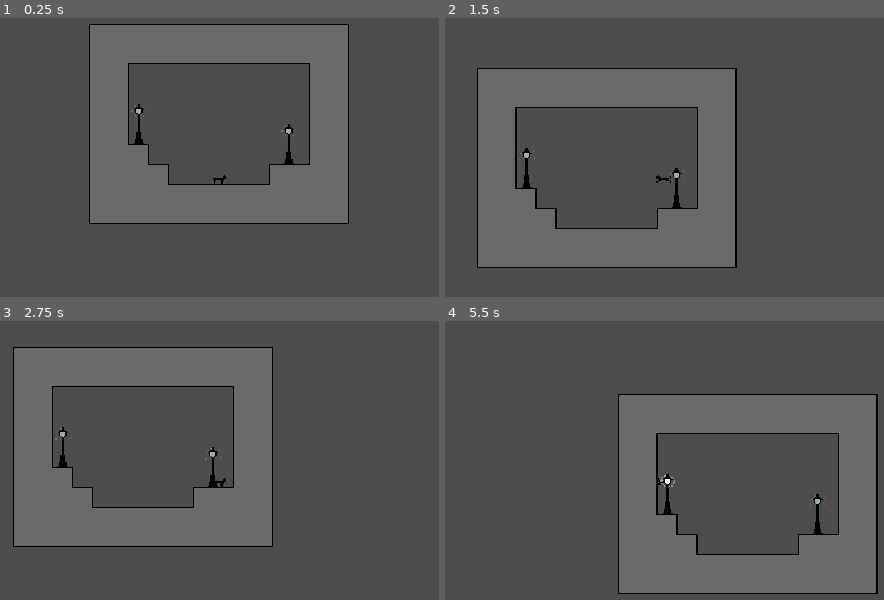
Above: before the commit, frames 1-4 (two rows, left to right).
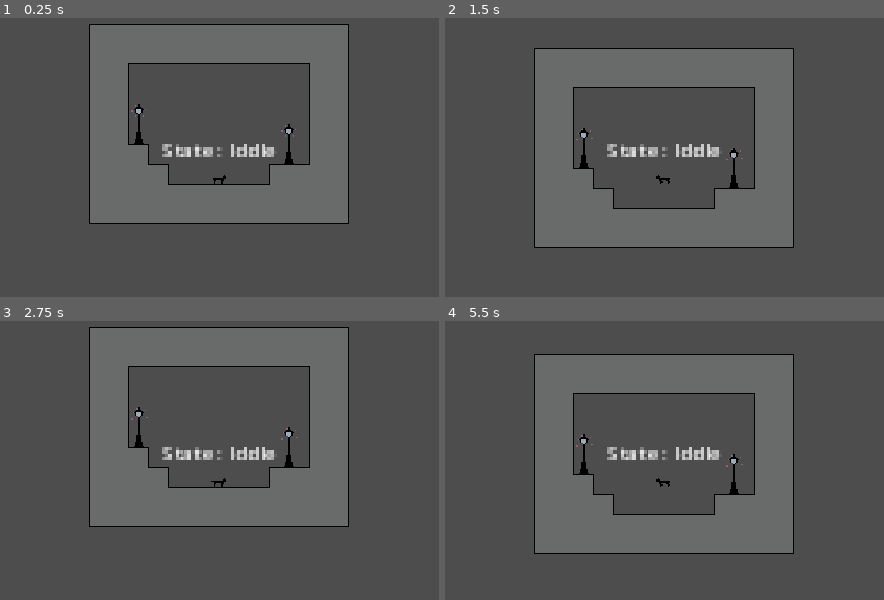
Above: after the commit, the same moments.

Repository: Trylat/A_Game_By_Its_Cover_2023
Game: Godot game, scene res://level_test/level_test_scene.tscn
Two runs of this game, one before a commit and one after it. Both use one fixed random seed, a clock stepped at 60 frames per second and the inputs below.
Inputs:
- Up to frame 1 (0.25 s): no input
- Up to frame 2 (1.5 s): tap Enter at 0.5 s; hold D (player_walk_right) 0.53-1.28 s; tap S (player_look_down, bound only after the commit) at 0.6 s; tap Space (player_jump, bound only after the commit) at 0.77, 0.8, 1.07, 1.35 s; hold A (player_walk_left) from 1.28 s (still down)
- Up to frame 3 (2.75 s): tap Space (player_jump, bound only after the commit) at 1.52, 1.82, 2.3 s; tap S (player_look_down, bound only after the commit) at 1.55 s; release A (player_walk_left) at 2.03 s; hold D (player_walk_right) from 2.03 s (still down); tap Q (player_hiss) at 2.1 s
- Up to frame 4 (5.5 s): release D (player_walk_right) at 2.78 s; hold W (player_jump_up, bound only before the commit) 2.78-3.53 s; tap S (player_look_down, bound only after the commit) at 2.85, 3.6, 4.55 s; tap Space (player_jump, bound only after the commit) at 3.02, 3.32, 3.77, 3.8, 4.07, 4.35, 4.52, 4.82, 5.3 s; hold A (player_walk_left) from 3.53 s (still down); tap Q (player_hiss) at 5.1 s

The runs differ from the first frame. In frame 1, 0.7% of the frame differs, in the area x 36-63%, y 45-50%; in frame 2, 36%; in frame 3, 38%; in frame 4, 47%, in the area x 20-99%, y 11-98%.

Commit message:
Code Refactoring + StateMachine + Split animation and character movement
- Refactor player charater to work with state machine.
-- Make animation independent from character movement
-- Add StateMachine Node and Class
-- Add State Class to inerit State node in stateMachine
-- Replace AnimatedSprite by sprite and use AnimationPlayer node to manage animation and blending
-- Add S and ArrowDown control to look down
-- Change W and ArrowUp to Look Up
-- Make Space only for Jump action (Vertical movement confirmation for bether handdling
-- Add 3 place-holders states node for developpement purposes.
-- Reorganised Game directory to clean the workspace and separate files by type
-- On the way to make player input manage by states and not by player script

- Add Basic StateMachine logic
-- Add StateMachine Class, Node and Script to help State machine integration
-- Add State Class to innerit Node that will be use as States. State will be child of the StateMachine Node.
-- Add Place-Holder States nodes for developpement purposes.
-- AddState Debug Label to check actuel player character state while playing. (DO NOT KEEP THIS FEATURE FOR PRODUCTION)

Diff:
--- a/Cat&Moon/cat_skull.tscn
+++ b/Cat&Moon/Experimentations/cat_skull.tscn
@@ -1,6 +1,6 @@
 [gd_scene load_steps=8 format=3 uid="uid://dba4msdlei5wl"]
 
-[ext_resource type="Texture2D" uid="uid://bl7tb5pcnoq2b" path="res://Felis_silvestris_restoration___skeleton-removebg-preview.png" id="1_8l73j"]
+[ext_resource type="Texture2D" uid="uid://bl7tb5pcnoq2b" path="res://Experimentations/Felis_silvestris_restoration___skeleton-removebg-preview.png" id="1_8l73j"]
 
 [sub_resource type="SkeletonModification2DCCDIK" id="SkeletonModification2DCCDIK_5asfc"]
 enabled = false
--- a/Cat&Moon/player_cat.tscn
+++ b/Cat&Moon/Experimentations/player_cat.tscn
@@ -1,6 +1,6 @@
 [gd_scene load_steps=4 format=3 uid="uid://cm0slxki8ne1l"]
 
-[ext_resource type="Script" path="res://StateMachine.gd" id="1_3g8hi"]
+[ext_resource type="Script" path="res://player/Script/StateMachine.gd" id="1_3g8hi"]
 
 [sub_resource type="RectangleShape2D" id="RectangleShape2D_tu7bc"]
 
--- a/Cat&Moon/StateMachine.gd
+++ /dev/null
@@ -1,38 +0,0 @@
-extends Node
-
-@export var initial_state : State
-
-var current_state : State
-var states : Dictionary = {}
-
-func _ready():
-	for child in get_children():
-		if child is State:
-			states[child.name.to_lower()] = child
-			child.Transitioned.connect(on_child_transition)
-
-	if initial_state:
-		initial_state.Enter()
-		current_state = initial_state
-
-func _process(delta):
-	if current_state:
-		current_state.Update(delta)
-
-func _physics_process(delta):
-	if current_state:
-		current_state.Physics_Update(delta)
-
-func on_child_transition(state, new_state_name):
-	if state != current_state:
-		return
-
-	var new_state = state.get(new_state_name.to_lower())
-	if !new_state:
-		return
-
-	if current_state:
-		current_state.Exit()
-
-	new_state.Enter()
-	current_state = new_state
--- /dev/null
+++ b/Cat&Moon/player/Script/IddleState.gd
@@ -0,0 +1 @@
+extends State
--- /dev/null
+++ b/Cat&Moon/player/Script/JumpState.gd
@@ -0,0 +1 @@
+extends State
--- a/Cat&Moon/State.gd
+++ b/Cat&Moon/player/Script/State.gd
@@ -2,6 +2,8 @@
 class_name State
 
 signal  Transitioned
+
+@export var canMove : bool = true
 
 func Enter():
 	pass
--- /dev/null
+++ b/Cat&Moon/player/Script/StateDebugLabel.gd
@@ -0,0 +1,7 @@
+extends Label
+
+@export var state_machine : StateMachine
+
+# Called every frame. 'delta' is the elapsed time since the previous frame.
+func _process(delta):
+	text = "State : " + state_machine.current_state.name
--- /dev/null
+++ b/Cat&Moon/player/Script/StateMachine.gd
@@ -0,0 +1,25 @@
+extends Node
+
+class_name StateMachine
+
+@export var initial_state : State
+
+var current_state : State
+var states : Dictionary = {}
+
+func _ready():
+	for child in get_children():
+		if child is State:
+			states[child.name.to_lower()] = child
+
+			#Setup Child to be usefull
+
+		else:
+			push_warning("Child " + child.name + " is not a State!!")
+
+	if initial_state:
+		initial_state.Enter()
+		current_state = initial_state
+
+func checkCanMove():
+	return current_state.canMove
--- /dev/null
+++ b/Cat&Moon/player/Script/WalkState.gd
@@ -0,0 +1 @@
+extends State
--- a/Cat&Moon/player/player_script.gd
+++ b/Cat&Moon/player/Script/player_script.gd
@@ -4,23 +4,30 @@
 @export var speed = 300.0
 @export var jumpForce = 400.0
 
-@onready var animatedSprite: AnimatedSprite2D = $AnimatedSprite2D
+@onready var Sprite: Sprite2D = $Sprite2D
 @onready var hissArea: Area2D = $HissArea2D
+@onready var animation_tree: AnimationTree = $AnimationTree
+@onready var state_machine : StateMachine = $StateMachine
 
+var direction = Vector2.ZERO
 # Get the gravity from the project settings to be synced with RigidBody nodes.
 var gravity = ProjectSettings.get_setting("physics/2d/default_gravity")
-
 var spawnPoint: LampPost = null
 
-func _process(_delta: float) -> void:
+func _ready():
+	animation_tree.active = true
+
+
+func _process(delta):
 	do_animation()
+
+
+func _physics_process(delta):
+	do_movement(delta)
 	do_hiss()
 
-func _physics_process(delta: float):
-	do_movement(delta)
 
-
-# @brief Apply user inputs to CharacterBody3D for movement.
+# @brief Apply user inputs to CharacterBody2D for movement.
 # @param delta The delta time in seconds
 func do_movement(delta: float):
 		# Add the gravity.
@@ -28,35 +35,36 @@
 		velocity.y += gravity * delta
 
 	# Handle Jump.
-	if Input.is_action_just_pressed("player_jump_up") and is_on_floor():
+	if Input.is_action_just_pressed("player_jump") and is_on_floor():
 		velocity.y = -jumpForce
 
 	# Get the input direction and handle the movement/deceleration.
 	# As good practice, you should replace UI actions with custom gameplay actions.
-	var direction = Input.get_axis("player_walk_left", "player_walk_right")
-	if direction:
-		velocity.x = direction * speed
+	# Get direction vector based on player input
+	direction = Input.get_vector("player_walk_left", "player_walk_right", "player_look_up", "player_look_down")
+	if direction && state_machine.checkCanMove():
+		velocity.x = direction.x * speed
 	else:
 		velocity.x = move_toward(velocity.x, 0, speed)
 
 	move_and_slide()
+	do_animation()
+	do_sprite_flip()
 
 
-# @brief Select current animation based on CharacterBody3D.
+func do_sprite_flip():
+	# face sprite left or right
+	if direction.x > 0:
+		Sprite.flip_h = false
+	elif direction.x < 0:
+		Sprite.flip_h = true
+
+
+# @brief Select current animation based on CharacterBody2D
 func do_animation():
-	# face left or right
-	if velocity.x > 0:
-		animatedSprite.flip_h = false
-	elif velocity.x < 0:
-		animatedSprite.flip_h = true
+	# Use velocity vector to blend animations whit the animation tree
+	animation_tree.set("parameters/Move/blend_position", direction.x)
 
-	# Select animation
-	if not is_on_floor():
-		animatedSprite.play("jump") # Jumping / Falling
-	elif velocity.x != 0:
-		animatedSprite.play("walk")
-	else:
-		animatedSprite.play("idle")
 
 # @brief Manage inputs for hiss and do actions accordingly.
 func do_hiss():
--- /dev/null
+++ b/Cat&Moon/player/StateDebugLabel.gd
@@ -0,0 +1,13 @@
+extends Label
+
+@export state_machine : Sta
+
+
+# Called when the node enters the scene tree for the first time.
+func _ready():
+	pass # Replace with function body.
+
+
+# Called every frame. 'delta' is the elapsed time since the previous frame.
+func _process(delta):
+	pass
--- a/Cat&Moon/player/player.tscn
+++ b/Cat&Moon/player/player.tscn
@@ -1,75 +1,244 @@
-[gd_scene load_steps=11 format=3 uid="uid://xek7ebwcvfsk"]
-
-[ext_resource type="Texture2D" uid="uid://c4bo4qcu0e1ef" path="res://player/player_spritesheet.png" id="1_ra3gf"]
-[ext_resource type="Script" path="res://player/player_script.gd" id="1_whvpr"]
-
-[sub_resource type="AtlasTexture" id="AtlasTexture_tqj74"]
-atlas = ExtResource("1_ra3gf")
-region = Rect2(0, 0, 16, 16)
-
-[sub_resource type="AtlasTexture" id="AtlasTexture_5igyb"]
-atlas = ExtResource("1_ra3gf")
-region = Rect2(16, 0, 16, 16)
-
-[sub_resource type="AtlasTexture" id="AtlasTexture_jt4p2"]
-atlas = ExtResource("1_ra3gf")
-region = Rect2(0, 32, 16, 16)
-
-[sub_resource type="AtlasTexture" id="AtlasTexture_dn8m2"]
-atlas = ExtResource("1_ra3gf")
-region = Rect2(16, 16, 16, 16)
-
-[sub_resource type="AtlasTexture" id="AtlasTexture_f43eo"]
-atlas = ExtResource("1_ra3gf")
-region = Rect2(32, 16, 16, 16)
-
-[sub_resource type="SpriteFrames" id="SpriteFrames_y3w0j"]
-animations = [{
-"frames": [{
-"duration": 1.0,
-"texture": SubResource("AtlasTexture_tqj74")
-}, {
-"duration": 1.0,
-"texture": SubResource("AtlasTexture_5igyb")
-}],
-"loop": true,
-"name": &"idle",
-"speed": 1.0
-}, {
-"frames": [{
-"duration": 1.0,
-"texture": SubResource("AtlasTexture_jt4p2")
-}],
-"loop": true,
-"name": &"jump",
-"speed": 5.0
-}, {
-"frames": [{
-"duration": 1.0,
-"texture": SubResource("AtlasTexture_dn8m2")
-}, {
-"duration": 1.0,
-"texture": SubResource("AtlasTexture_f43eo")
-}],
-"loop": true,
-"name": &"walk",
-"speed": 5.0
-}]
+[gd_scene load_steps=25 format=3 uid="uid://67pdasueyci3"]
+
+[ext_resource type="Script" path="res://player/Script/player_script.gd" id="1_21cuq"]
+[ext_resource type="Texture2D" uid="uid://bvlou3fcxrwk7" path="res://player/Art/idle_player_spritesheet-Sheet.png" id="3_lnbgd"]
+[ext_resource type="Texture2D" uid="uid://bwqekfwwhvbs" path="res://player/Art/run_player_spritesheet-Sheet.png" id="3_tgpyr"]
+[ext_resource type="Texture2D" uid="uid://bxk7ekv4esxkg" path="res://player/Art/walk_player_spritesheet-Sheet.png" id="4_w8wcp"]
+[ext_resource type="Texture2D" uid="uid://buwpeafnovw2e" path="res://player/Art/jump_player_spritesheet-Sheet.png" id="5_cfalp"]
+[ext_resource type="Script" path="res://player/Script/StateMachine.gd" id="6_bmnu2"]
+[ext_resource type="Script" path="res://player/Script/IddleState.gd" id="7_2qyd0"]
+[ext_resource type="Script" path="res://player/Script/StateDebugLabel.gd" id="7_j0hi2"]
+[ext_resource type="Script" path="res://player/Script/WalkState.gd" id="8_5xmmp"]
+[ext_resource type="Script" path="res://player/Script/JumpState.gd" id="9_fg2je"]
 
 [sub_resource type="RectangleShape2D" id="RectangleShape2D_jcfwu"]
 size = Vector2(11, 7)
 
 [sub_resource type="CircleShape2D" id="CircleShape2D_jn58y"]
 
+[sub_resource type="Animation" id="Animation_6ajsy"]
+resource_name = "Iddle"
+length = 0.2
+loop_mode = 1
+tracks/0/type = "value"
+tracks/0/imported = false
+tracks/0/enabled = true
+tracks/0/path = NodePath("Sprite2D:texture")
+tracks/0/interp = 1
+tracks/0/loop_wrap = true
+tracks/0/keys = {
+"times": PackedFloat32Array(0),
+"transitions": PackedFloat32Array(1),
+"update": 1,
+"values": [ExtResource("3_lnbgd")]
+}
+tracks/1/type = "value"
+tracks/1/imported = false
+tracks/1/enabled = true
+tracks/1/path = NodePath("Sprite2D:hframes")
+tracks/1/interp = 1
+tracks/1/loop_wrap = true
+tracks/1/keys = {
+"times": PackedFloat32Array(0),
+"transitions": PackedFloat32Array(1),
+"update": 1,
+"values": [2]
+}
+tracks/2/type = "value"
+tracks/2/imported = false
+tracks/2/enabled = true
+tracks/2/path = NodePath("Sprite2D:frame")
+tracks/2/interp = 1
+tracks/2/loop_wrap = true
+tracks/2/keys = {
+"times": PackedFloat32Array(0, 0.1),
+"transitions": PackedFloat32Array(1, 1),
+"update": 1,
+"values": [0, 1]
+}
+
+[sub_resource type="Animation" id="Animation_6ppym"]
+length = 0.001
+tracks/0/type = "value"
+tracks/0/imported = false
+tracks/0/enabled = true
+tracks/0/path = NodePath("Sprite2D:frame")
+tracks/0/interp = 1
+tracks/0/loop_wrap = true
+tracks/0/keys = {
+"times": PackedFloat32Array(0),
+"transitions": PackedFloat32Array(1),
+"update": 1,
+"values": [0]
+}
+
+[sub_resource type="Animation" id="Animation_qlq65"]
+resource_name = "Run"
+length = 0.2
+loop_mode = 1
+tracks/0/type = "value"
+tracks/0/imported = false
+tracks/0/enabled = true
+tracks/0/path = NodePath("Sprite2D:texture")
+tracks/0/interp = 1
+tracks/0/loop_wrap = true
+tracks/0/keys = {
+"times": PackedFloat32Array(0),
+"transitions": PackedFloat32Array(1),
+"update": 1,
+"values": [ExtResource("3_tgpyr")]
+}
+tracks/1/type = "value"
+tracks/1/imported = false
+tracks/1/enabled = true
+tracks/1/path = NodePath("Sprite2D:hframes")
+tracks/1/interp = 1
+tracks/1/loop_wrap = true
+tracks/1/keys = {
+"times": PackedFloat32Array(0),
+"transitions": PackedFloat32Array(1),
+"update": 1,
+"values": [2]
+}
+tracks/2/type = "value"
+tracks/2/imported = false
+tracks/2/enabled = true
+tracks/2/path = NodePath("Sprite2D:frame")
+tracks/2/interp = 1
+tracks/2/loop_wrap = true
+tracks/2/keys = {
+"times": PackedFloat32Array(0, 0.1),
+"transitions": PackedFloat32Array(1, 1),
+"update": 1,
+"values": [0, 1]
+}
+
+[sub_resource type="Animation" id="Animation_rips1"]
+resource_name = "Walk"
+length = 0.3
+loop_mode = 1
+tracks/0/type = "value"
+tracks/0/imported = false
+tracks/0/enabled = true
+tracks/0/path = NodePath("Sprite2D:texture")
+tracks/0/interp = 1
+tracks/0/loop_wrap = true
+tracks/0/keys = {
+"times": PackedFloat32Array(0),
+"transitions": PackedFloat32Array(1),
+"update": 1,
+"values": [ExtResource("4_w8wcp")]
+}
+tracks/1/type = "value"
+tracks/1/imported = false
+tracks/1/enabled = true
+tracks/1/path = NodePath("Sprite2D:hframes")
+tracks/1/interp = 1
+tracks/1/loop_wrap = true
+tracks/1/keys = {
+"times": PackedFloat32Array(0),
+"transitions": PackedFloat32Array(1),
+"update": 1,
+"values": [3]
+}
+tracks/2/type = "value"
+tracks/2/imported = false
+tracks/2/enabled = true
+tracks/2/path = NodePath("Sprite2D:frame")
+tracks/2/interp = 1
+tracks/2/loop_wrap = true
+tracks/2/keys = {
+"times": PackedFloat32Array(0, 0.1, 0.2),
+"transitions": PackedFloat32Array(1, 1, 1),
+"update": 1,
+"values": [0, 1, 2]
+}
+
+[sub_resource type="Animation" id="Animation_adc4w"]
+resource_name = "jump"
+length = 0.1
+loop_mode = 1
+tracks/0/type = "value"
+tracks/0/imported = false
+tracks/0/enabled = true
+tracks/0/path = NodePath("Sprite2D:texture")
+tracks/0/interp = 1
+tracks/0/loop_wrap = true
+tracks/0/keys = {
+"times": PackedFloat32Array(0),
+"transitions": PackedFloat32Array(1),
+"update": 1,
+"values": [ExtResource("5_cfalp")]
+}
+tracks/1/type = "value"
+tracks/1/imported = false
+tracks/1/enabled = true
+tracks/1/path = NodePath("Sprite2D:hframes")
+tracks/1/interp = 1
+tracks/1/loop_wrap = true
+tracks/1/keys = {
+"times": PackedFloat32Array(0),
+"transitions": PackedFloat32Array(1),
+"update": 1,
+"values": [1]
+}
+tracks/2/type = "value"
+tracks/2/imported = false
+tracks/2/enabled = true
+tracks/2/path = NodePath("Sprite2D:frame")
+tracks/2/interp = 1
+tracks/2/loop_wrap = true
+tracks/2/keys = {
+"times": PackedFloat32Array(0),
+"transitions": PackedFloat32Array(1),
+"update": 1,
+"values": [0]
+}
+
+[sub_resource type="AnimationLibrary" id="AnimationLibrary_8xt2f"]
+_data = {
+"Iddle": SubResource("Animation_6ajsy"),
+"RESET": SubResource("Animation_6ppym"),
+"Run": SubResource("Animation_qlq65"),
+"Walk": SubResource("Animation_rips1"),
+"jump": SubResource("Animation_adc4w")
+}
+
+[sub_resource type="AnimationNodeAnimation" id="AnimationNodeAnimation_7r2dn"]
+animation = &"Iddle"
+
+[sub_resource type="AnimationNodeAnimation" id="AnimationNodeAnimation_kh0gj"]
+animation = &"Walk"
+
+[sub_resource type="AnimationNodeAnimation" id="AnimationNodeAnimation_ebi7h"]
+animation = &"Walk"
+
+[sub_resource type="AnimationNodeBlendSpace1D" id="AnimationNodeBlendSpace1D_g1js4"]
+blend_point_0/node = SubResource("AnimationNodeAnimation_7r2dn")
+blend_point_0/pos = 0.0
+blend_point_1/node = SubResource("AnimationNodeAnimation_kh0gj")
+blend_point_1/pos = -1.0
+blend_point_2/node = SubResource("AnimationNodeAnimation_ebi7h")
+blend_point_2/pos = 1.0
+blend_mode = 1
+
+[sub_resource type="AnimationNodeStateMachineTransition" id="AnimationNodeStateMachineTransition_qy0e5"]
+advance_mode = 2
+
+[sub_resource type="AnimationNodeStateMachine" id="AnimationNodeStateMachine_jn2lv"]
+states/Move/node = SubResource("AnimationNodeBlendSpace1D_g1js4")
+states/Move/position = Vector2(414, 100)
+transitions = ["Start", "Move", SubResource("AnimationNodeStateMachineTransition_qy0e5")]
+
 [node name="Player" type="CharacterBody2D"]
-script = ExtResource("1_whvpr")
+script = ExtResource("1_21cuq")
 speed = 100.0
 jumpForce = 200.0
 
-[node name="AnimatedSprite2D" type="AnimatedSprite2D" parent="."]
+[node name="Sprite2D" type="Sprite2D" parent="."]
 position = Vector2(0, -4)
-sprite_frames = SubResource("SpriteFrames_y3w0j")
-animation = &"idle"
+texture = ExtResource("3_lnbgd")
+hframes = 2
 
 [node name="CollisionShape2D" type="CollisionShape2D" parent="."]
 position = Vector2(0.5, 0.5)
@@ -82,3 +251,37 @@
 
 [node name="CollisionShape2D" type="CollisionShape2D" parent="HissArea2D"]
 shape = SubResource("CircleShape2D_jn58y")
+
+[node name="AnimationPlayer" type="AnimationPlayer" parent="."]
+libraries = {
+"": SubResource("AnimationLibrary_8xt2f")
+}
+
+[node name="AnimationTree" type="AnimationTree" parent="."]
+tree_root = SubResource("AnimationNodeStateMachine_jn2lv")
+anim_player = NodePath("../AnimationPlayer")
+parameters/Move/blend_position = 0.0
+
+[node name="StateMachine" type="Node" parent="." node_paths=PackedStringArray("initial_state")]
+script = ExtResource("6_bmnu2")
+initial_state = NodePath("Iddle")
+
+[node name="Iddle" type="Node" parent="StateMachine"]
+script = ExtResource("7_2qyd0")
+canMove = false
+
+[node name="Walk" type="Node" parent="StateMachine"]
+script = ExtResource("8_5xmmp")
+
+[node name="Jump" type="Node" parent="StateMachine"]
+script = ExtResource("9_fg2je")
+canMove = false
+
+[node name="StateDebugLabel" type="Label" parent="." node_paths=PackedStringArray("state_machine")]
+offset_left = -46.0
+offset_top = -36.0
+offset_right = 7.0
+offset_bottom = -10.0
+text = "State : "
+script = ExtResource("7_j0hi2")
+state_machine = NodePath("../StateMachine")
--- a/Cat&Moon/project.godot
+++ b/Cat&Moon/project.godot
@@ -23,11 +23,10 @@
 
 [input]
 
-player_jump_up={
+player_look_up={
 "deadzone": 0.5,
 "events": [Object(InputEventKey,"resource_local_to_scene":false,"resource_name":"","device":0,"window_id":0,"alt_pressed":false,"shift_pressed":false,"ctrl_pressed":false,"meta_pressed":false,"pressed":false,"keycode":0,"physical_keycode":87,"key_label":0,"unicode":0,"echo":false,"script":null)
 , Object(InputEventKey,"resource_local_to_scene":false,"resource_name":"","device":-1,"window_id":0,"alt_pressed":false,"shift_pressed":false,"ctrl_pressed":false,"meta_pressed":false,"pressed":false,"keycode":0,"physical_keycode":4194320,"key_label":0,"unicode":0,"echo":false,"script":null)
-, Object(InputEventKey,"resource_local_to_scene":false,"resource_name":"","device":-1,"window_id":0,"alt_pressed":false,"shift_pressed":false,"ctrl_pressed":false,"meta_pressed":false,"pressed":false,"keycode":0,"physical_keycode":32,"key_label":0,"unicode":32,"echo":false,"script":null)
 ]
 }
 player_walk_left={
@@ -48,6 +47,17 @@
 , Object(InputEventMouseButton,"resource_local_to_scene":false,"resource_name":"","device":-1,"window_id":0,"alt_presse …(249 unchanged characters)…
 ]
 }
+player_look_down={
+"deadzone": 0.5,
+"events": [Object(InputEventKey,"resource_local_to_scene":false,"resource_name":"","device":-1,"window_id":0,"alt_pressed":false,"shift_pressed":false,"ctrl_pressed":false,"meta_pressed":false,"pressed":false,"keycode":83,"physical_keycode":83,"key_label":83,"unicode":115,"echo":false,"script":null)
+, Object(InputEventKey,"resource_local_to_scene":false,"resource_name":"","device":-1,"window_id":0,"alt_pressed":false,"shift_pressed":false,"ctrl_pressed":false,"meta_pressed":false,"pressed":false,"keycode":0,"physical_keycode":4194322,"key_label":0,"unicode":0,"echo":false,"script":null)
+]
+}
+player_jump={
+"deadzone": 0.5,
+"events": [Object(InputEventKey,"resource_local_to_scene":false,"resource_name":"","device":-1,"window_id":0,"alt_pressed":false,"shift_pressed":false,"ctrl_pressed":false,"meta_pressed":false,"pressed":false,"keycode":0,"physical_keycode":32,"key_label":0,"unicode":32,"echo":false,"script":null)
+]
+}
 
 [rendering]
 
Renamed: Cat&Moon/Felis_silvestris_restoration___skeleton-removebg-preview.png -> Cat&Moon/Experimentations/Felis_silvestris_restoration___skeleton-removebg-preview.png
Not shown, added: Cat&Moon/Experimentations/Felis_silvestris_restoration___skeleton-removebg-preview.png.import
Not shown: 1 places in Cat&Moon/level_test/level_test_scene.tscn that only renumber resources
Binary file added: Cat&Moon/player/Art/chat_de_coter_1.0.png
Not shown, changed: Cat&Moon/player/Art/chat_de_coter_1.0.png.import
Renamed: Cat&Moon/player/idle_player_spritesheet-Sheet.png -> Cat&Moon/player/Art/idle_player_spritesheet-Sheet.png
Not shown, changed: Cat&Moon/player/Art/idle_player_spritesheet-Sheet.png.import
Renamed: Cat&Moon/player/jump_player_spritesheet-Sheet.png -> Cat&Moon/player/Art/jump_player_spritesheet-Sheet.png
Not shown, changed: Cat&Moon/player/Art/jump_player_spritesheet-Sheet.png.import
Renamed: Cat&Moon/player/player_spritesheet.png -> Cat&Moon/player/Art/player_spritesheet.png
Not shown, changed: Cat&Moon/player/Art/player_spritesheet.png.import
Renamed: Cat&Moon/player/run_player_spritesheet-Sheet.png -> Cat&Moon/player/Art/run_player_spritesheet-Sheet.png
(and 5 more such lines)
